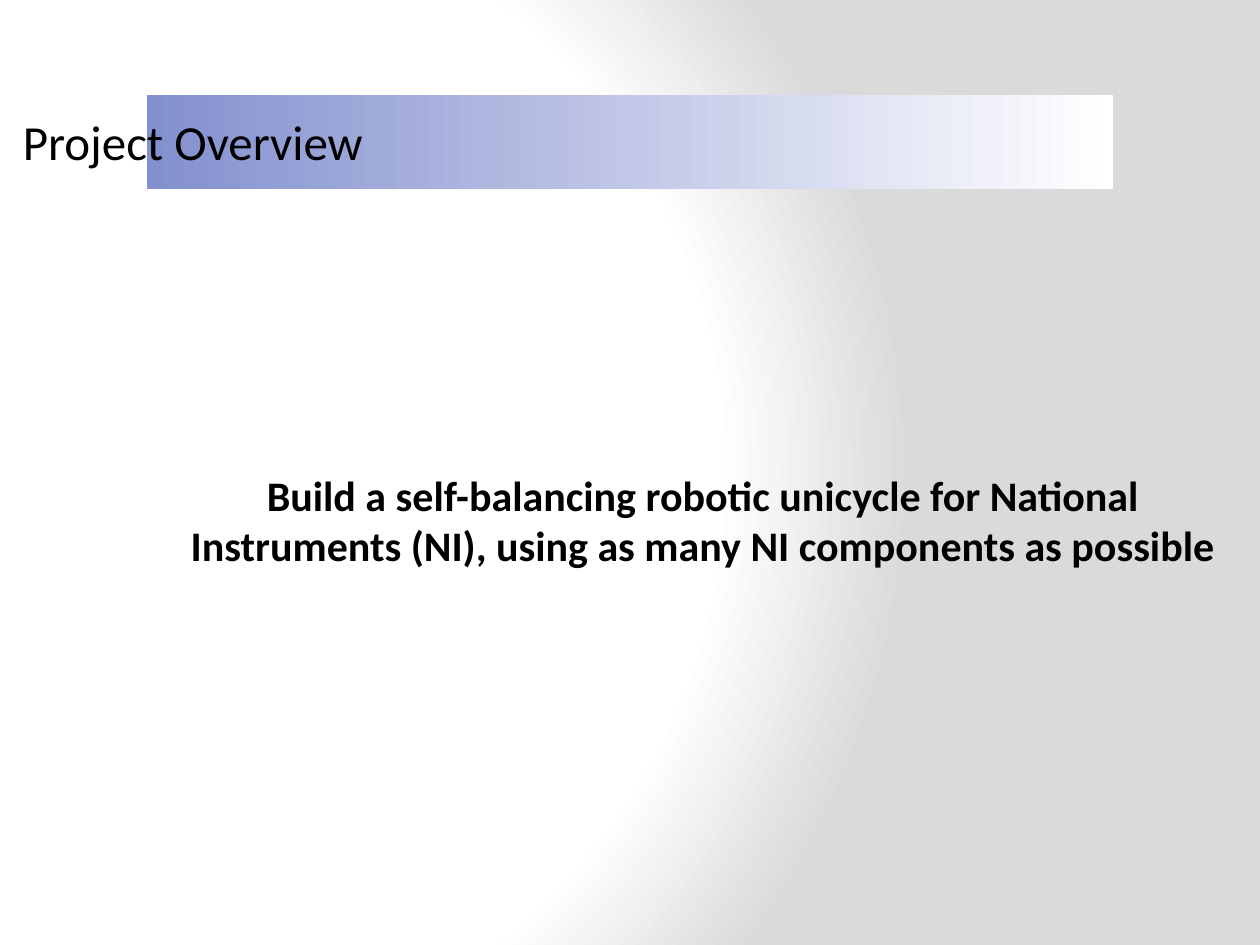
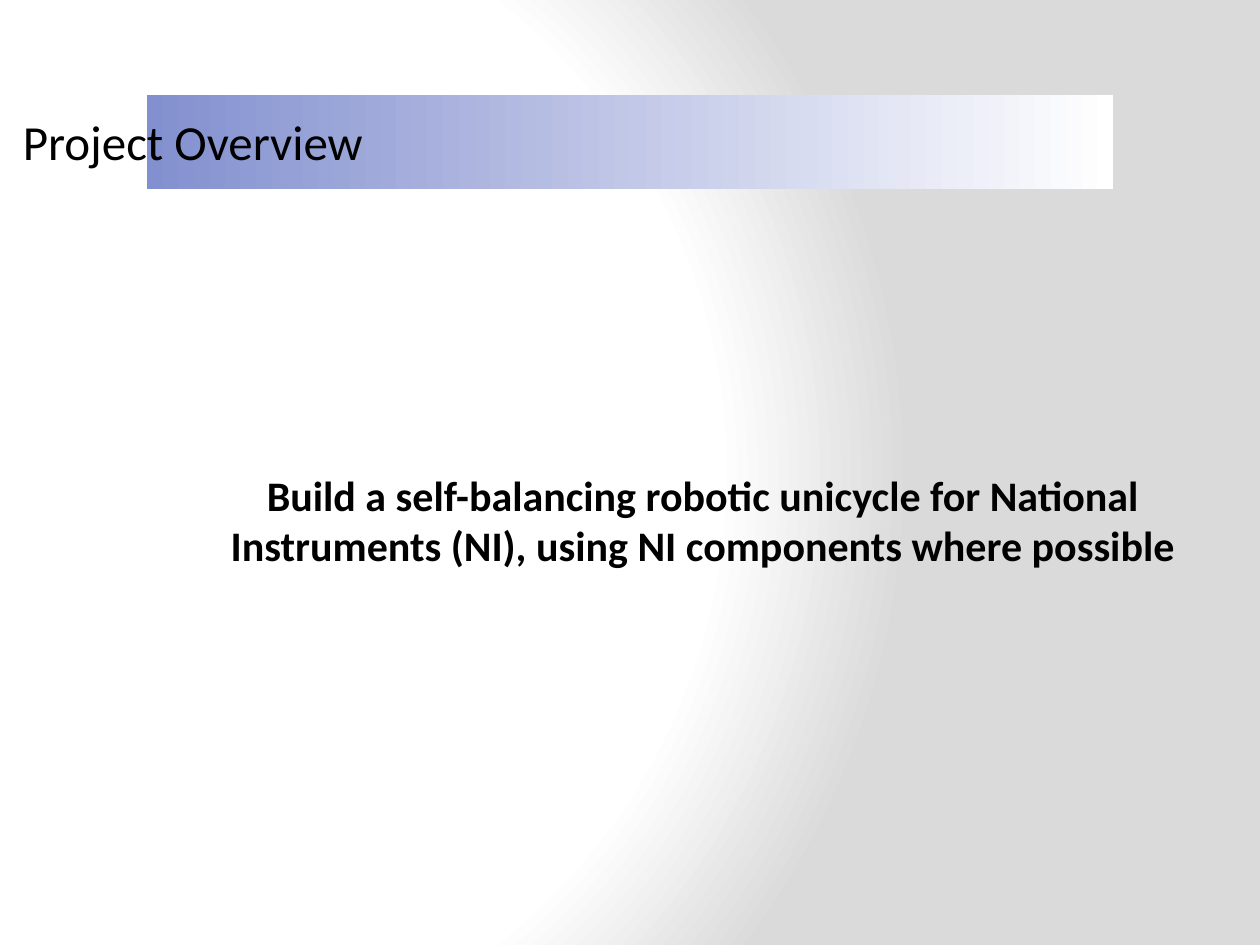
Before and after one commit to ruffsl/ROBO, a slide deck: slide 2 of Documentation/Design Reviews/Design Review 1.pptx. Drawn at 1260x945 pixels with LibreOffice and Linux fonts; fonts in the diff are those of the drawing; background and template pictures are left out. Boxes give left, top, right and bottom in pixels: in the first picture for what was removed or moved away, otherwise in the second. Text is boxed around its words. In the diff, an @@ line names an element or a change of style, - is before the commit and + after.

```diff
--- a/Documentation/Design Reviews/Design Review 1.pptx
+++ b/Documentation/Design Reviews/Design Review 1.pptx
@@ text at (231, 481, 1175, 568): text changed @@
-Build a self-balancing robotic unicycle for National Instruments (NI), using as many NI components as possible
+Build a self-balancing robotic unicycle for National Instruments (NI), using NI components where possible
```
Also in this commit, not shown: 1 other slide changed.
